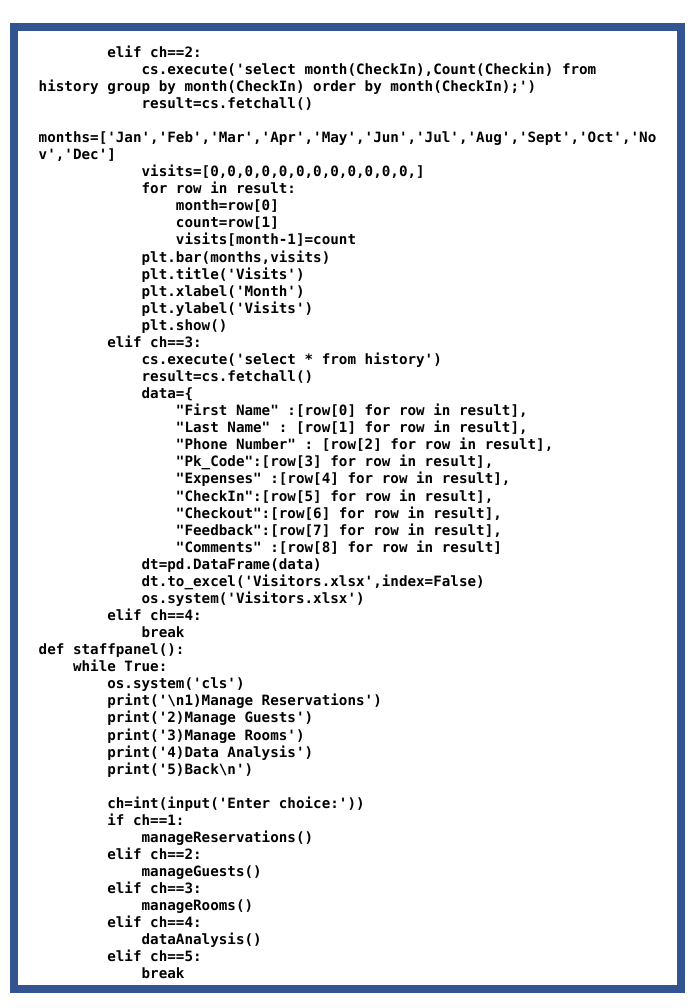
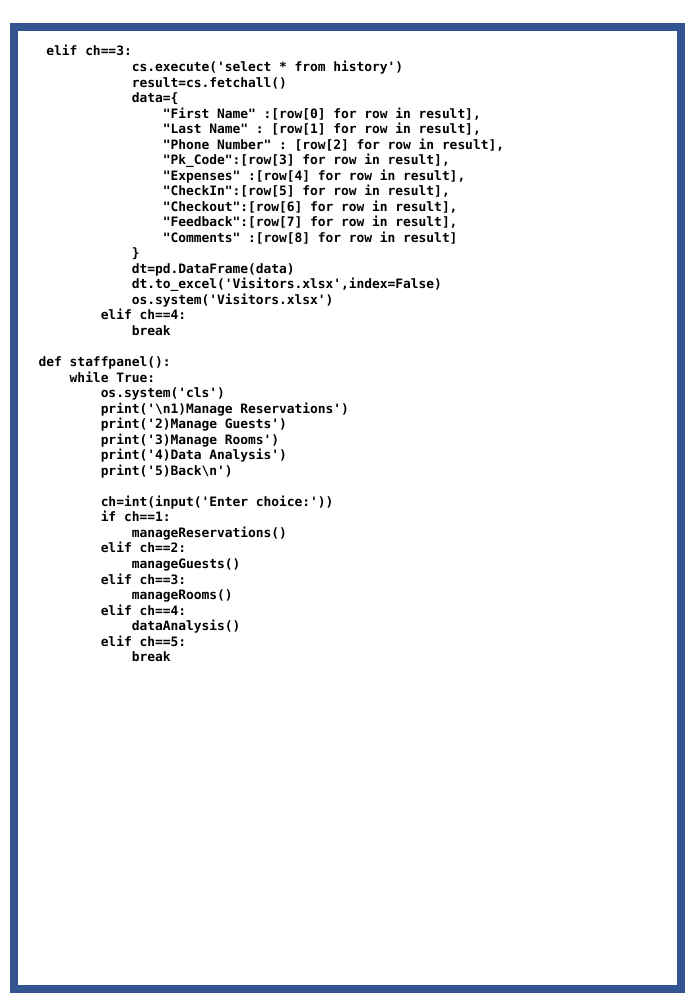
Before and after one commit to Agentgilspy/Hotel, a slide deck: slide 22 of Computer Project.pptx. Drawn at 698x1008 pixels with LibreOffice and Linux fonts; fonts in the diff are those of the drawing. Boxes give left, top, right and bottom in pixels: in the first picture for what was removed or moved away, otherwise in the second. Text is boxed around its words. In the diff, an @@ line names an element or a change of style, - is before the commit and + after.

```diff
--- a/Computer Project.pptx
+++ b/Computer Project.pptx
@@ text at [39,45,504,661]: paragraph added @@
+}
@@ text at [39,45,657,333]: paragraphs removed @@
-elif ch==2:
-cs.execute('select month(CheckIn),Count(Checkin) from history group by month(CheckIn) order by month(CheckIn);')
-result=cs.fetchall()
-months=['Jan','Feb','Mar','Apr','May','Jun','Jul','Aug','Sept','Oct','Nov','Dec']
-visits=[0,0,0,0,0,0,0,0,0,0,0,0,]
-for row in result:
-month=row[0]
-count=row[1]
-visits[month-1]=count
-plt.bar(months,visits)
-plt.title('Visits')
-plt.xlabel('Month')
-plt.ylabel('Visits')
-plt.show()
@@ text at [39,45,504,661]: size 11 to 10 pt @@
```
Also in this commit, not shown: 13 other slides changed, 3 slides added, 2 slides removed.
